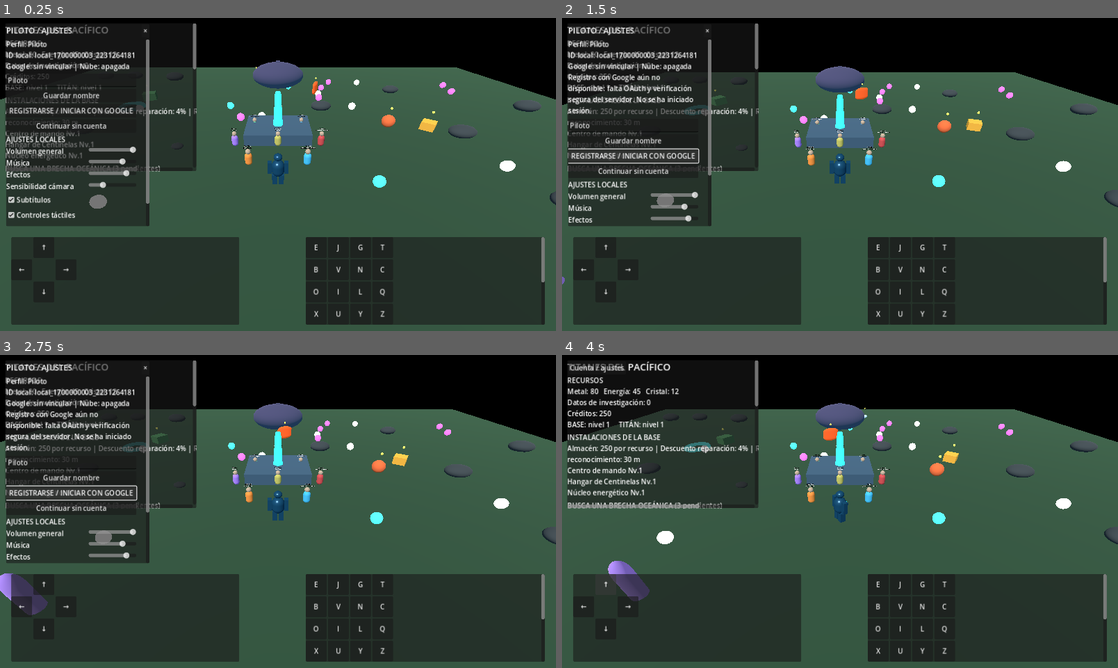
Above: before the commit, frames 1-4 (two rows, left to right).
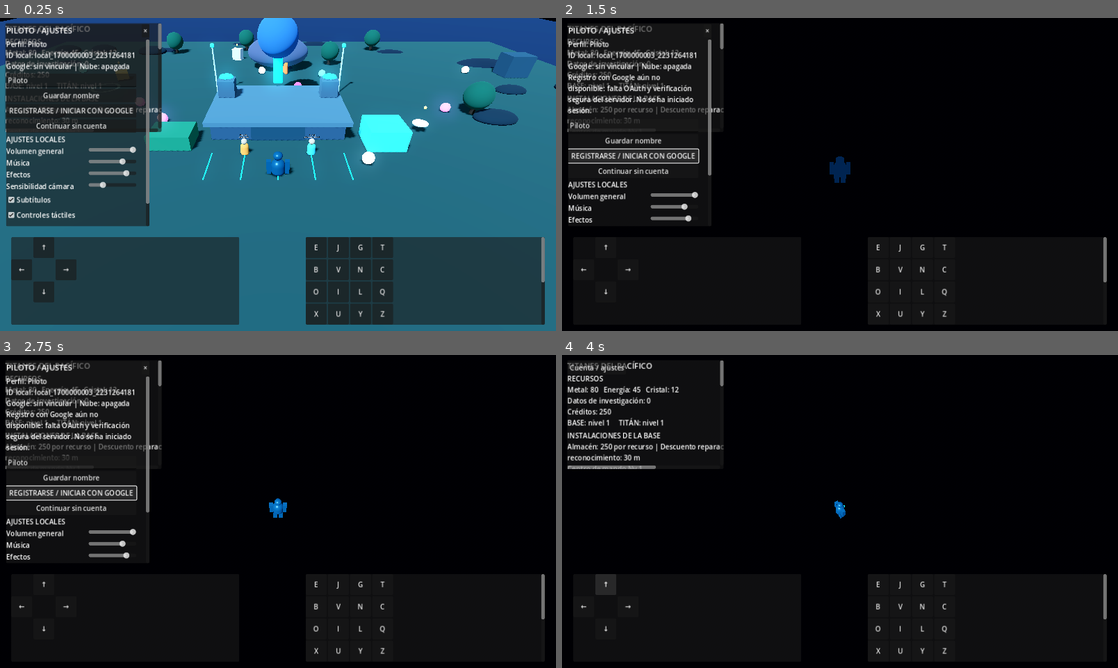
Above: after the commit, the same moments.

Repository: edwjacpinros2012-dev/Titanes-del-Pac-fico-
Game: Godot game, scene res://scenes/main.tscn
The game is run twice, just before and just after one commit, with the same random seed, the same clock (stepped at 60 frames per second) and the same inputs.
Inputs:
- Up to frame 1 (0.25 s): no input
- Up to frame 2 (1.5 s): click "REGISTRARSE / INICIAR CON GOO…" at 0.5 s; click "REGISTRARSE / INICIAR CON GOO…" at 1.25 s
- Up to frame 3 (2.75 s): click "REGISTRARSE / INICIAR CON GOO…" at 2 s
- Up to frame 4 (4 s): click "×" at 2.75 s; click "↑" at 3.5 s

The runs differ from the first frame. In frame 1, 85% of the frame differs, in the area x 0-100%, y 0-100%; in frame 2, 69%; in frame 3, 69%; in frame 4, 77%.

Commit message:
Improve Godot 3D coastal base environment and compact mobile HUD

Diff:
--- a/scripts/main.gd
+++ b/scripts/main.gd
@@ -269,43 +269,96 @@
 	var env := WorldEnvironment.new()
 	var environment := Environment.new()
 	environment.background_mode = Environment.BG_SKY
-	environment.sky = Sky.new()
+	var sky := Sky.new()
+	var sky_material := ProceduralSkyMaterial.new()
+	sky_material.sky_top_color = Color(0.015, 0.055, 0.12)
+	sky_material.sky_horizon_color = Color(0.08, 0.25, 0.34)
+	sky_material.ground_bottom_color = Color(0.012, 0.035, 0.055)
+	sky_material.ground_horizon_color = Color(0.035, 0.13, 0.18)
+	sky_material.sun_angle_max = 18.0
+	sky.sky_material = sky_material
+	environment.sky = sky
 	environment.ambient_light_source = Environment.AMBIENT_SOURCE_COLOR
-	environment.ambient_light_color = Color(0.55, 0.68, 0.78)
-	environment.ambient_light_energy = 0.8
+	environment.ambient_light_color = Color(0.42, 0.62, 0.78)
+	environment.ambient_light_energy = 0.85
+	environment.tonemap_mode = Environment.TONE_MAPPER_FILMIC
+	environment.glow_enabled = true
+	environment.glow_intensity = 0.35
 	env.environment = environment
 	add_child(env)
 
 	var sun := DirectionalLight3D.new()
-	sun.rotation_degrees = Vector3(-52, -28, 0)
-	sun.light_energy = 1.25
+	sun.rotation_degrees = Vector3(-48, -32, 0)
+	sun.light_color = Color(0.72, 0.86, 1.0)
+	sun.light_energy = 1.35
+	sun.shadow_enabled = true
 	add_child(sun)
 
-	var ground := StaticBody3D.new()
-	ground.name = "Terreno"
-	var ground_mesh := MeshInstance3D.new()
-	var plane := BoxMesh.new()
-	plane.size = Vector3(100, 1, 100)
-	ground_mesh.mesh = plane
-	ground_mesh.position.y = -0.5
-	ground_mesh.material_override = _material(Color(0.16, 0.28, 0.19))
-	ground.add_child(ground_mesh)
-	var ground_collision := CollisionShape3D.new()
-	var ground_shape := BoxShape3D.new()
-	ground_shape.size = Vector3(100, 1, 100)
-	ground_collision.shape = ground_shape
-	ground_collision.position.y = -0.5
-	ground.add_child(ground_collision)
-	add_child(ground)
+	# Isla volcánica rodeada por agua: el plano azul y los bordes dan escala al mapa.
+	_add_box("Mar profundo", Vector3(0, -1.25, 0), Vector3(180, 1.0, 180), Color(0.015, 0.12, 0.2))
+	_add_box("Plataforma de isla", Vector3(0, -0.12, 0), Vector3(94, 1.0, 94), Color(0.12, 0.23, 0.22))
+	_add_box("Zona central de operaciones", Vector3(0, 0.015, -7), Vector3(34, 0.12, 30), Color(0.19, 0.29, 0.31))
+	_add_box("Pista de acceso", Vector3(0, 0.04, 15), Vector3(8, 0.08, 32), Color(0.12, 0.17, 0.2))
+	for x in [-3.2, 3.2]:
+		for z in range(-1, 31, 5):
+			_add_box("Luz de pista", Vector3(x, 0.12, z), Vector3(0.18, 0.08, 0.8), Color(0.05, 0.8, 1.0), true)
 
 	_create_base_visual(Vector3(0, 0, -8))
 	_create_rocks_and_trees()
+	_create_coastal_details()
 
 	camera = Camera3D.new()
-	camera.position = Vector3(0, 13, 17)
+	camera.position = Vector3(0, 17, 24)
 	camera.current = true
-	camera.fov = 70
+	camera.fov = 58
+	camera.near = 0.1
+	camera.far = 260
 	add_child(camera)
+
+func _add_box(label: String, pos: Vector3, dimensions: Vector3, tint: Color, glow: bool = false) -> MeshInstance3D:
+	var instance := MeshInstance3D.new()
+	instance.name = label
+	var shape := BoxMesh.new()
+	shape.size = dimensions
+	instance.mesh = shape
+	instance.position = pos
+	instance.material_override = _material(tint, glow)
+	add_child(instance)
+	return instance
+
+func _add_cylinder(label: String, pos: Vector3, radius: float, height: float, tint: Color, glow: bool = false) -> MeshInstance3D:
+	var instance := MeshInstance3D.new()
+	instance.name = label
+	var shape := CylinderMesh.new()
+	shape.top_radius = radius * 0.82
+	shape.bottom_radius = radius
+	shape.height = height
+	instance.mesh = shape
+	instance.position = pos
+	instance.material_override = _material(tint, glow)
+	add_child(instance)
+	return instance
+
+func _create_coastal_details() -> void:
+	for i in range(18):
+		var angle := TAU * float(i) / 18.0
+		var radius := randf_range(43.0, 48.0)
+		var rock := MeshInstance3D.new()
+		var shape := SphereMesh.new()
+		shape.radius = randf_range(1.2, 3.0)
+		shape.height = shape.radius * 1.4
+		rock.mesh = shape
+		rock.position = Vector3(cos(angle) * radius, -0.05, sin(angle) * radius)
+		rock.scale = Vector3(1.8, 0.65, 1.0)
+		rock.material_override = _material(Color(0.055, 0.12, 0.16))
+		add_child(rock)
+	for i in range(8):
+		var x := randf_range(-38.0, 38.0)
+		var z := randf_range(-38.0, 38.0)
+		if absf(x) < 18.0 and absf(z + 8.0) < 18.0:
+			continue
+		_add_box("Edificio costero", Vector3(x, 1.0, z), Vector3(randf_range(2.0, 4.0), randf_range(2.0, 5.0), randf_range(2.0, 4.0)), Color(0.13, 0.22, 0.27))
+
 
 func _create_player() -> void:
 	var titan_scene := load("res://scenes/characters/titans/titan_alpha.tscn") as PackedScene
@@ -525,38 +578,60 @@
 	_update_hud()
 
 func _create_base_visual(pos: Vector3) -> void:
-	var base := MeshInstance3D.new()
-	var mesh := BoxMesh.new()
-	mesh.size = Vector3(8, 1.4, 6)
-	base.mesh = mesh
-	base.position = pos + Vector3(0, 0.7, 0)
-	base.material_override = _material(Color(0.23, 0.34, 0.42))
-	add_child(base)
-	var beacon := MeshInstance3D.new()
-	var pillar := CylinderMesh.new()
-	pillar.top_radius = 0.35
-	pillar.bottom_radius = 0.6
-	pillar.height = 4
-	beacon.mesh = pillar
-	beacon.position = pos + Vector3(0, 3.4, 0)
-	beacon.material_override = _material(Color(0.15, 0.8, 1.0), true)
-	add_child(beacon)
+	# Centro de mando modular: hangar, torres, depósitos y señalización.
+	_add_box("Hangar principal", pos + Vector3(0, 1.0, 0), Vector3(13, 2.0, 9), Color(0.16, 0.25, 0.32))
+	_add_box("Techo del hangar", pos + Vector3(0, 2.2, 0), Vector3(14, 0.45, 10), Color(0.25, 0.36, 0.43))
+	_add_box("Puerta hangar", pos + Vector3(0, 1.1, 4.58), Vector3(5.2, 1.8, 0.12), Color(0.035, 0.11, 0.16), true)
+	for x in [-5.6, 5.6]:
+		_add_box("Torre de defensa", pos + Vector3(x, 2.1, -2.0), Vector3(1.8, 4.2, 1.8), Color(0.22, 0.31, 0.38))
+		_add_cylinder("Radar de torre", pos + Vector3(x, 4.5, -2.0), 0.8, 0.22, Color(0.08, 0.78, 1.0), true)
+	_add_box("Plataforma Jaeger", pos + Vector3(0, 0.18, 9.0), Vector3(17, 0.35, 5), Color(0.09, 0.16, 0.2))
+	for x in [-6.0, -3.0, 0.0, 3.0, 6.0]:
+		_add_box("Línea de plataforma", pos + Vector3(x, 0.38, 9.0), Vector3(0.12, 0.04, 4.0), Color(0.04, 0.75, 0.95), true)
+	_add_cylinder("Baliza central", pos + Vector3(0, 5.2, -5.5), 0.62, 5.0, Color(0.05, 0.78, 1.0), true)
+	_add_sphere_visual("Cúpula de mando", pos + Vector3(0, 7.8, -5.5), 2.3, Color(0.18, 0.36, 0.62), false)
+	_add_box("Depósito de suministros", pos + Vector3(-10, 0.9, 5), Vector3(4.0, 1.8, 3.2), Color(0.12, 0.42, 0.3))
+	_add_box("Centro energético", pos + Vector3(10, 1.2, 5), Vector3(3.6, 2.4, 3.6), Color(0.08, 0.42, 0.55), true)
+	for x in [-8.0, 8.0]:
+		_add_cylinder("Antena de comunicaciones", pos + Vector3(x, 3.2, -8.0), 0.12, 6.0, Color(0.62, 0.75, 0.82))
+		_add_sphere_visual("Luz de antena", pos + Vector3(x, 6.3, -8.0), 0.28, Color(0.1, 0.85, 1.0), true)
+
+func _add_sphere_visual(label: String, pos: Vector3, radius: float, tint: Color, glow: bool) -> MeshInstance3D:
+	var instance := MeshInstance3D.new()
+	instance.name = label
+	var shape := SphereMesh.new()
+	shape.radius = radius
+	shape.height = radius * 2.0
+	instance.mesh = shape
+	instance.position = pos
+	instance.material_override = _material(tint, glow)
+	add_child(instance)
+	return instance
 
 func _create_rocks_and_trees() -> void:
-	for i in range(28):
-		var x := randf_range(-42, 42)
-		var z := randf_range(-42, 42)
-		if absf(x) < 7 and z > -14 and z < 9:
+	for i in range(34):
+		var x := randf_range(-43.0, 43.0)
+		var z := randf_range(-43.0, 43.0)
+		if absf(x) < 17.0 and z > -22.0 and z < 14.0:
 			continue
+		var radius := randf_range(0.7, 1.8)
 		var rock := MeshInstance3D.new()
 		var mesh := SphereMesh.new()
-		mesh.radius = randf_range(0.5, 1.5)
-		mesh.height = mesh.radius * 1.5
+		mesh.radius = radius
+		mesh.height = radius * 1.5
 		rock.mesh = mesh
-		rock.position = Vector3(x, mesh.radius * 0.45, z)
-		rock.scale = Vector3(1.3, 0.8, 1.0)
-		rock.material_override = _material(Color(0.22, 0.25, 0.26))
+		rock.position = Vector3(x, radius * 0.38, z)
+		rock.scale = Vector3(1.5, 0.72, 1.0)
+		rock.material_override = _material(Color(0.075, 0.14, 0.17))
 		add_child(rock)
+	for i in range(12):
+		var x := randf_range(-40.0, 40.0)
+		var z := randf_range(-40.0, 40.0)
+		if absf(x) < 18.0 and absf(z + 8.0) < 18.0:
+			continue
+		_add_cylinder("Árbol tronco", Vector3(x, 1.0, z), 0.28, 2.0, Color(0.16, 0.12, 0.09))
+		_add_sphere_visual("Copa costera", Vector3(x, 2.5, z), 1.5, Color(0.08, 0.28, 0.22), false)
+
 
 func _spawn_resources() -> void:
 	var kinds := ["metal", "energia", "cristal"]
@@ -769,8 +844,8 @@
 	var layer := CanvasLayer.new()
 	add_child(layer)
 	var viewport_size := get_viewport().get_visible_rect().size
-	var hud_width := minf(440.0, maxf(280.0, viewport_size.x - 24.0))
-	var hud_height := minf(340.0, maxf(150.0, viewport_size.y * 0.48))
+	var hud_width := minf(360.0, maxf(250.0, viewport_size.x * 0.34))
+	var hud_height := minf(250.0, maxf(132.0, viewport_size.y * 0.36))
 	var panel := PanelContainer.new()
 	panel.position = Vector2(12, 12)
 	panel.custom_minimum_size = Vector2(hud_width, hud_height)
@@ -784,7 +859,7 @@
 	scroll.add_child(column)
 	var heading := Label.new()
 	heading.text = "TITANES DEL PACÍFICO"
-	heading.add_theme_font_size_override("font_size", 22)
+	heading.add_theme_font_size_override("font_size", 18)
 	column.add_child(heading)
 	hud = Label.new()
 	hud.autowrap_mode = TextServer.AUTOWRAP_WORD_SMART
